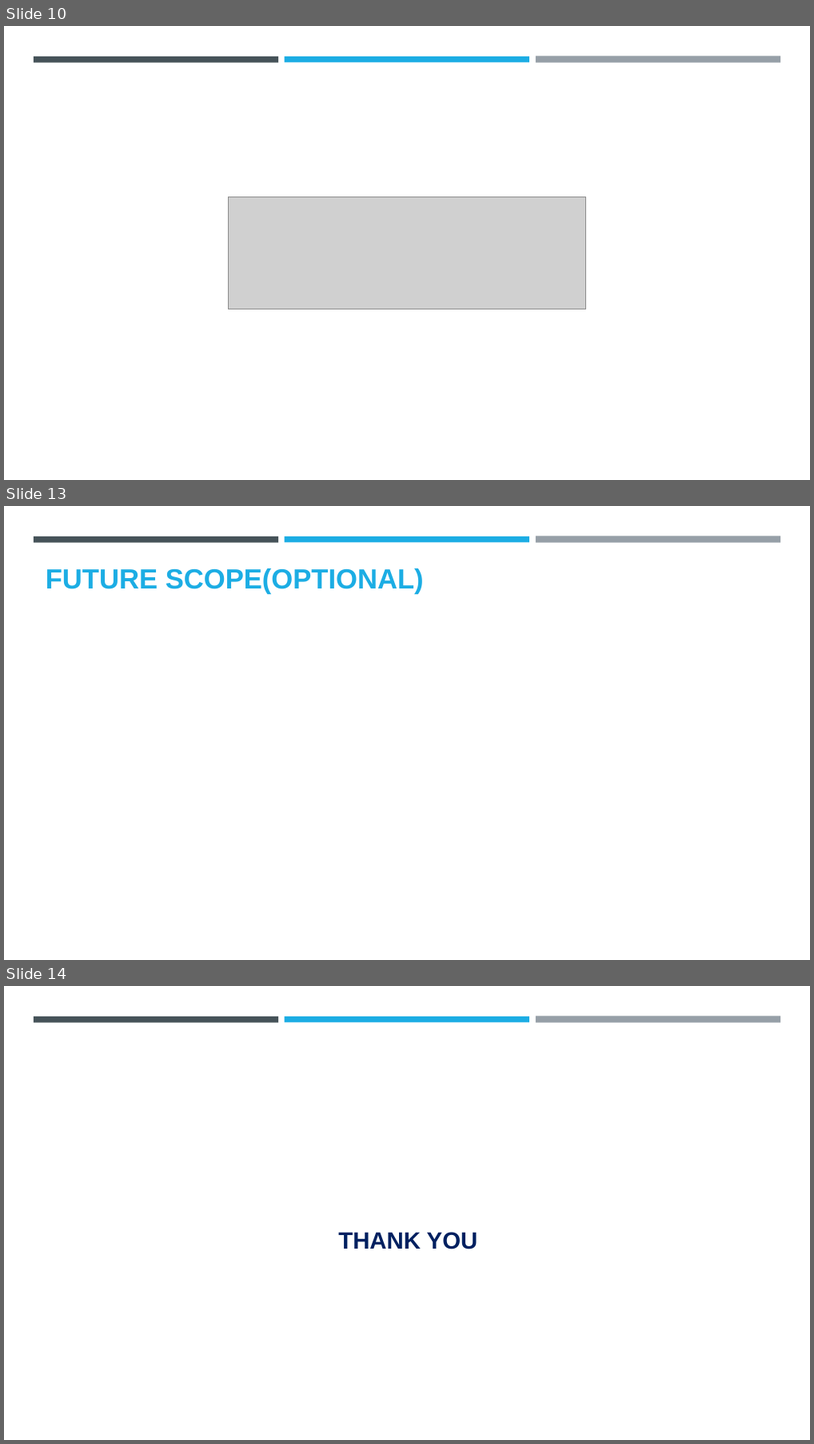
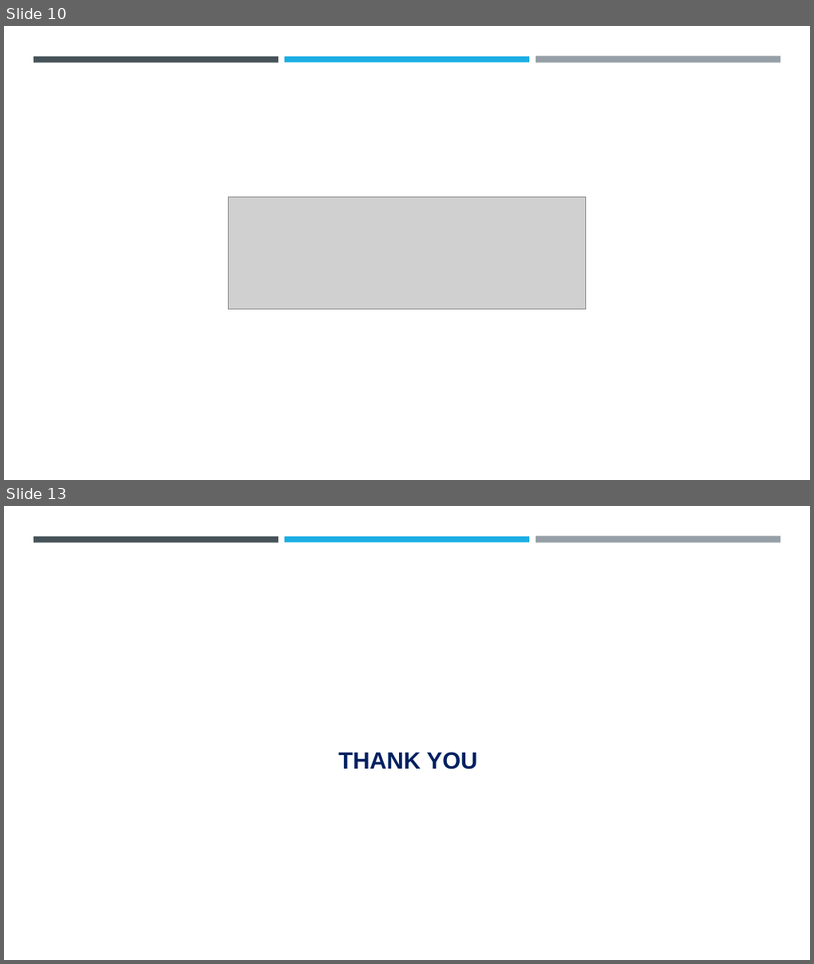
Before and after one commit to PrudhviSai990/Stegnography, a slide deck: Stegnography.pptx. Shown one above the other, each under a label of ours: slides 10, 13 and 14 before the commit, slides 10 and 13 after it; the slides between them are not shown. The pictures are 814x1444 and 814x964 pixels, drawn with LibreOffice and Linux fonts; fonts in the diff are those of the drawing; grey boxes stand for pictures; background and template pictures are left out. Boxes give left, top, right and bottom in pixels: in the first picture for what was removed or moved away, otherwise in the second. Text is boxed around its words. In the diff, an @@ line names an element or a change of style, - is before the commit and + after.

```diff
--- a/Stegnography.pptx
+++ b/Stegnography.pptx
@@ slide 13 removed at (4,506,810,960), background #FFFFFF; not listed: 3 template elements that a slide beside it also shows @@
@@ text removed at (46,568,424,594) @@
-FUTURE SCOPE(OPTIONAL)
@@ what was slide 14 is now slide 13 @@
```
Also in this commit, not shown: 6 slides changed.
